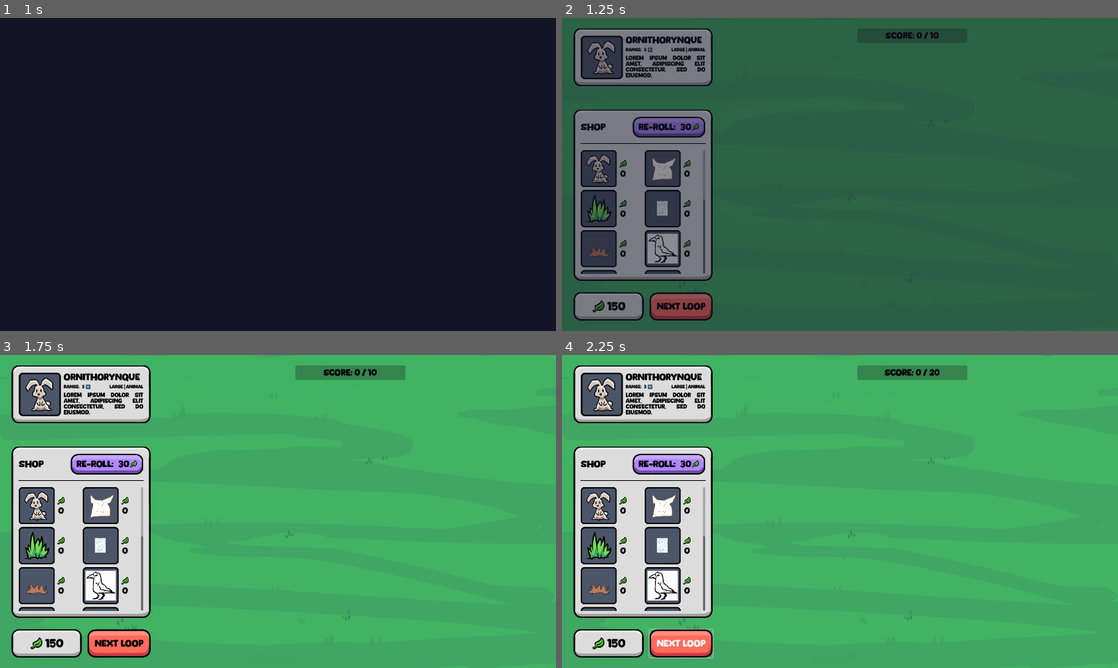
Above: before the commit, frames 1-4 (two rows, left to right).
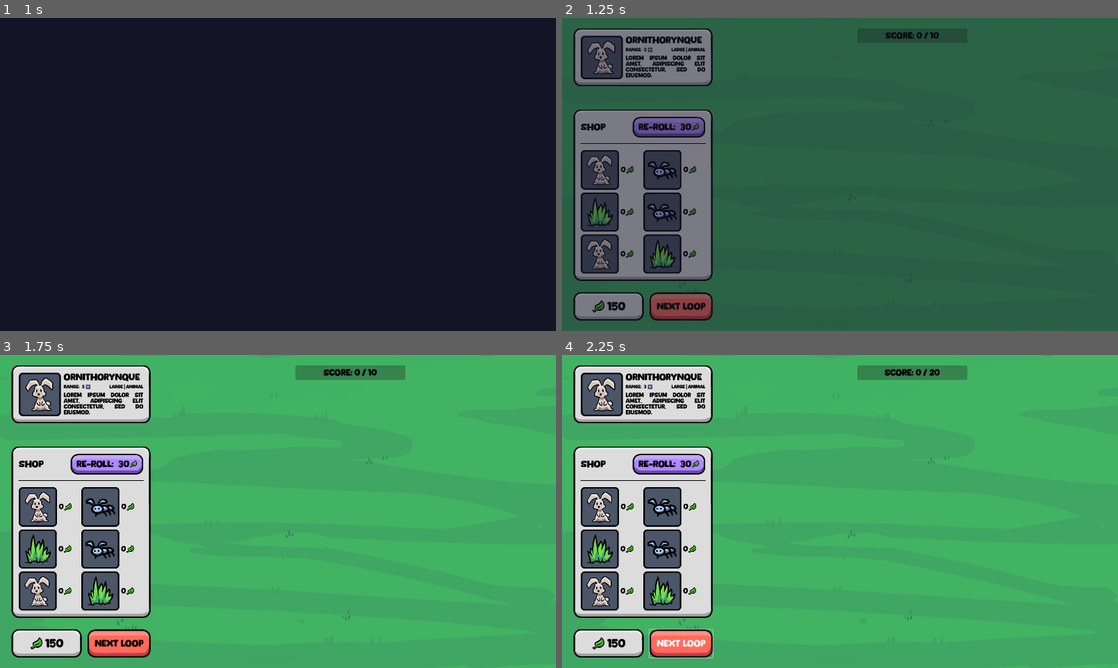
Above: after the commit, the same moments.

Repository: elliotfontaine/gmtk-2025-submission
Game: Godot game, scene res://scenes/main_menu.tscn
Same seed, same stepped clock (60 frames per second), same inputs: the game is played once before the commit and once after it. The engine's default icon, where the game draws it, is replaced by a stand-in: a white triangle on a blue panel in a dark square.
Inputs:
- Up to frame 1 (1 s): click "play." at 0.5 s
- Up to frame 2 (1.25 s): no input
- Up to frame 3 (1.75 s): click "Next Loop" at 1.25 s
- Up to frame 4 (2.25 s): click "Next Loop" at 2 s

Frame 1 is identical in both runs. In frame 2, 3.4% of the frame differs, in the area x 3-26%, y 42-82%; in frame 3, 3.7%; in frame 4, 3.7%.

Commit message:
adjusted shop items to fit horizontal price text

Diff:
--- a/scenes/ui/shop_item.tscn
+++ b/scenes/ui/shop_item.tscn
@@ -38,10 +38,18 @@
 expand_mode = 3
 stretch_mode = 6
 
-[node name="VBoxContainer" type="VBoxContainer" parent="HBoxContainer"]
+[node name="VBoxContainer" type="HBoxContainer" parent="HBoxContainer"]
 layout_mode = 2
-theme_override_constants/separation = 5
+theme_override_constants/separation = 0
 alignment = 1
+
+[node name="Price" type="Label" parent="HBoxContainer/VBoxContainer"]
+unique_name_in_owner = true
+layout_mode = 2
+size_flags_horizontal = 4
+theme_override_font_sizes/font_size = 26
+text = "101"
+horizontal_alignment = 1
 
 [node name="CurrencyTexture" type="TextureRect" parent="HBoxContainer/VBoxContainer"]
 custom_minimum_size = Vector2(30, 30)
@@ -50,14 +58,6 @@
 expand_mode = 1
 stretch_mode = 5
 
-[node name="Price" type="Label" parent="HBoxContainer/VBoxContainer"]
-unique_name_in_owner = true
-layout_mode = 2
-size_flags_horizontal = 4
-theme_override_font_sizes/font_size = 30
-text = "101"
-horizontal_alignment = 1
-
 [node name="TextureButton" type="TextureButton" parent="."]
 unique_name_in_owner = true
 layout_mode = 2
--- a/scenes/ui/shop_panel.gd
+++ b/scenes/ui/shop_panel.gd
@@ -14,10 +14,10 @@
 
 func _ready() -> void:
 	clear_items()
-	if creative:
-		populate_creative_shop()
-	#for id in [Constants.SPECIES.BUNNY,Constants.SPECIES.ANT,Constants.SPECIES.GRASS,Constants.SPECIES.ANT,Constants.SPECIES.BUNNY,Constants.SPECIES.GRASS]:
-		#create_new_shop_item(id)
+	#if creative:
+		#populate_creative_shop()
+	for id in [Constants.SPECIES.BUNNY,Constants.SPECIES.ANT,Constants.SPECIES.GRASS,Constants.SPECIES.ANT,Constants.SPECIES.BUNNY,Constants.SPECIES.GRASS]:
+		create_new_shop_item(id)
 
 func _on_item_hovered(item) -> void:
 	# TODO: show "- Price" after currency count
--- a/scenes/ui/shop_panel.tscn
+++ b/scenes/ui/shop_panel.tscn
@@ -60,6 +60,7 @@
 layout_mode = 2
 size_flags_horizontal = 3
 size_flags_vertical = 3
+theme_override_constants/h_separation = 2
 theme_override_constants/v_separation = 10
 columns = 2
 
